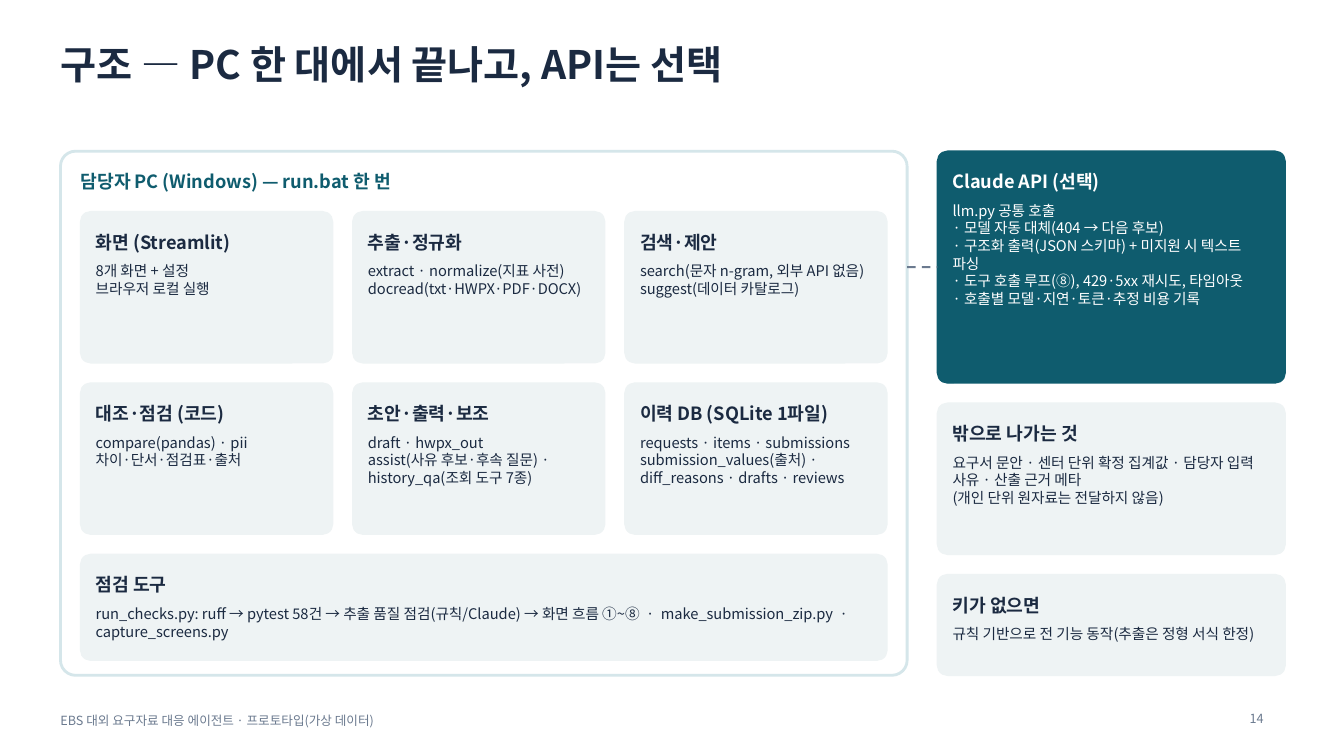
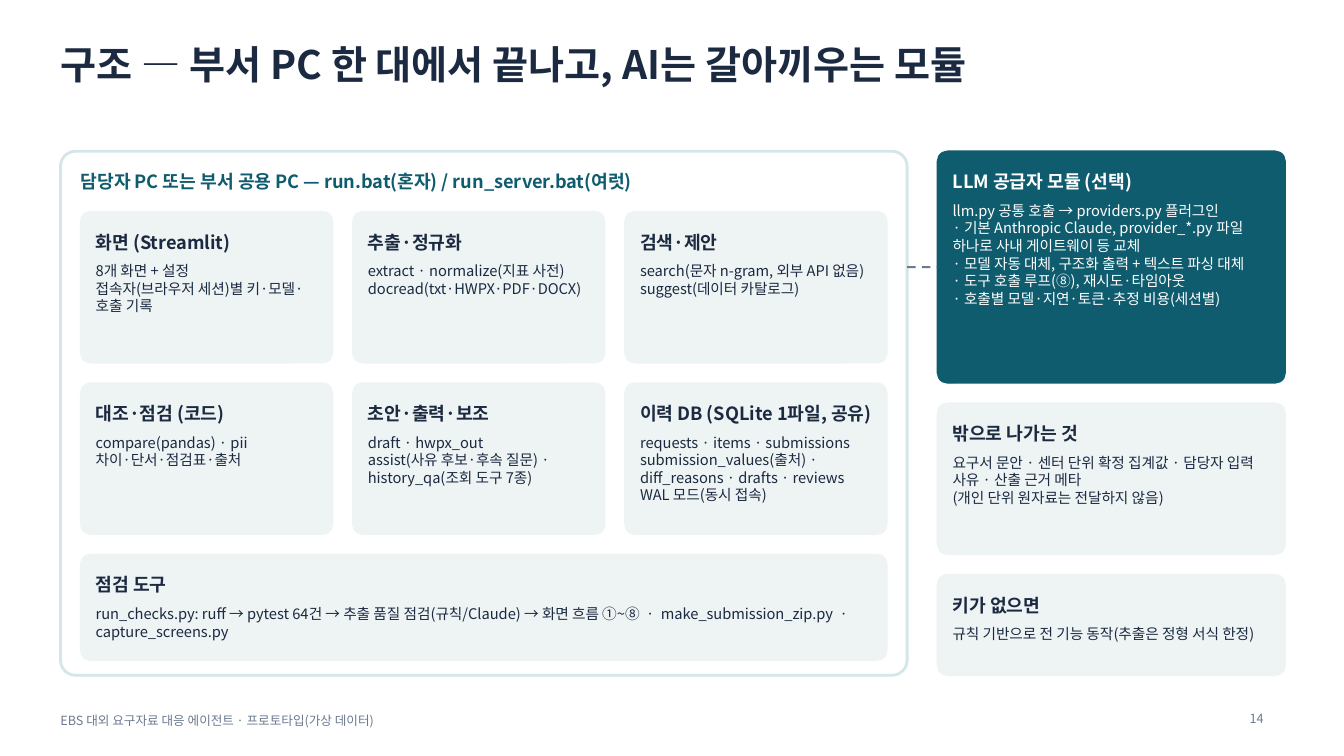
Before and after one commit to lts134/ebsjajucenter, a slide deck: slide 14 of app/docs/발표자료_EBS_요구자료대응에이전트.pptx. Drawn at 1344x756 pixels with LibreOffice and Linux fonts; fonts in the diff are those of the drawing. Boxes give left, top, right and bottom in pixels: in the first picture for what was removed or moved away, otherwise in the second. Text is boxed around its words. In the diff, an @@ line names an element or a change of style, - is before the commit and + after.

```diff
--- a/app/docs/발표자료_EBS_요구자료대응에이전트.pptx
+++ b/app/docs/발표자료_EBS_요구자료대응에이전트.pptx
@@ title at (x1=60, y1=46, x2=966, y2=88): text changed @@
-구조 — PC 한 대에서 끝나고, API는 선택
+구조 — 부서 PC 한 대에서 끝나고, AI는 갈아끼우는 모듈
@@ text at (x1=81, y1=172, x2=632, y2=192): text changed @@
-담당자 PC (Windows) — run.bat 한 번
+담당자 PC 또는 부서 공용 PC — run.bat(혼자) / run_server.bat(여럿)
@@ text at (x1=953, y1=172, x2=1132, y2=192): text changed @@
-Claude API (선택)
+LLM 공급자 모듈 (선택)
@@ text at (x1=953, y1=203, x2=1244, y2=307): text changed @@
-llm.py 공통 호출
-· 모델 자동 대체(404 → 다음 후보)
-· 구조화 출력(JSON 스키마) + 미지원 시 텍스트 파싱
-· 도구 호출 루프(⑧), 429·5xx 재시도, 타임아웃
-· 호출별 모델·지연·토큰·추정 비용 기록
+llm.py 공통 호출 → providers.py 플러그인
+· 기본 Anthropic Claude, provider_*.py 파일 하나로 사내 게이트웨이 등 교체
+· 모델 자동 대체, 구조화 출력 + 텍스트 파싱 대체
+· 도구 호출 루프(⑧), 재시도·타임아웃
+· 호출별 모델·지연·토큰·추정 비용(세션별)
@@ text at (x1=96, y1=282, x2=304, y2=312): text changed @@
-브라우저 로컬 실행
+접속자(브라우저 세션)별 키·모델·호출 기록
@@ text at (x1=640, y1=404, x2=871, y2=424): text changed @@
-이력 DB (SQLite 1파일)
+이력 DB (SQLite 1파일, 공유)
@@ text at (x1=640, y1=488, x2=767, y2=503): paragraph added @@
+WAL 모드(동시 접속)
@@ text at (x1=96, y1=606, x2=833, y2=641): text changed @@
-run_checks.py: ruff → pytest 58건 → 추출 품질 점검(규칙/Claude) → 화면 흐름 ①~⑧ · make_submission_zip.py · capture_screens.py
+run_checks.py: ruff → pytest 64건 → 추출 품질 점검(규칙/Claude) → 화면 흐름 ①~⑧ · make_submission_zip.py · capture_screens.py
```
Also in this commit, not shown: 3 other slides changed, 22 other files.
